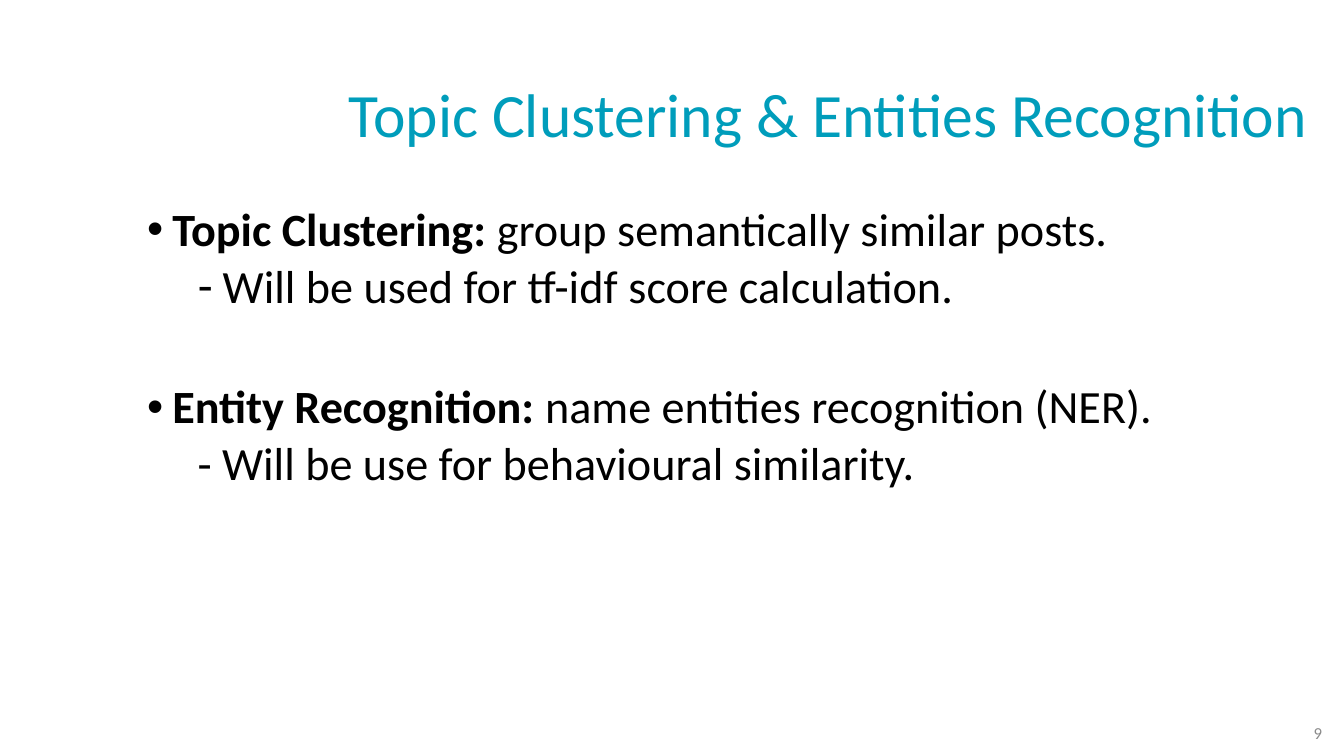
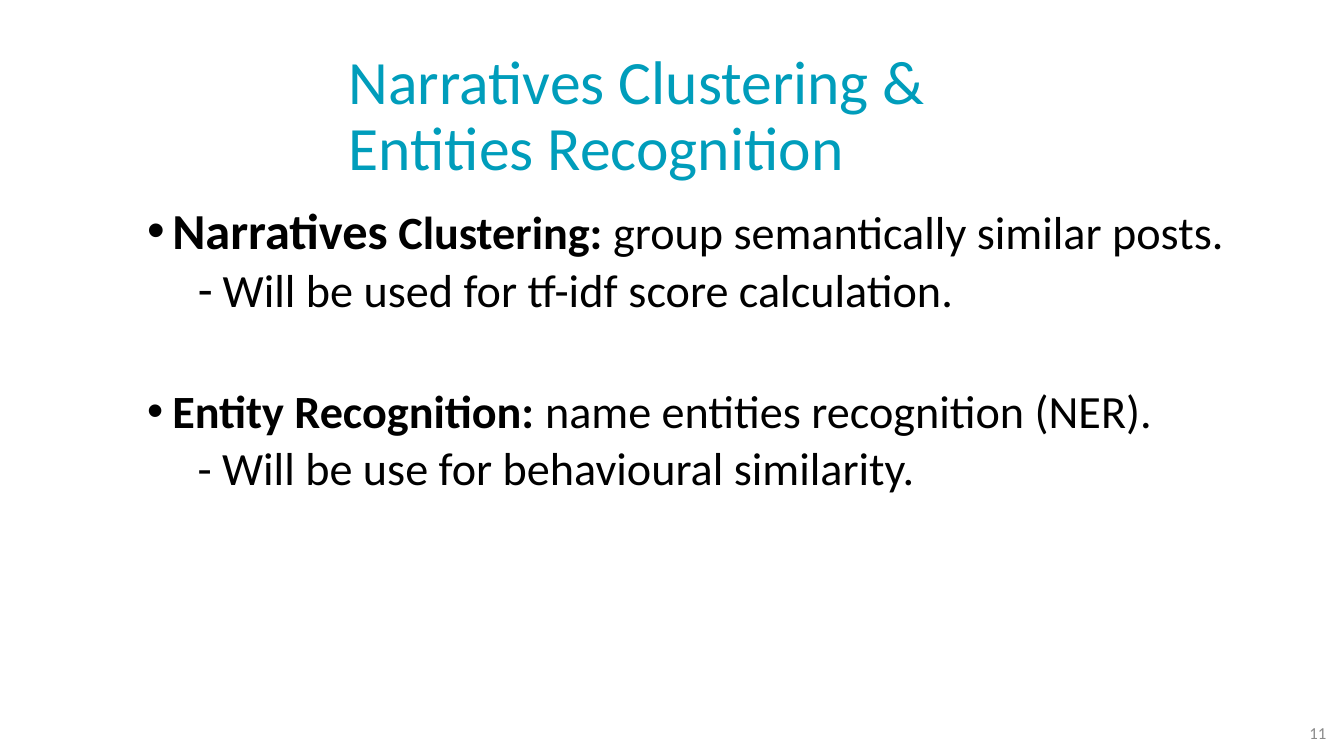
Before and after one commit to NoaTal1996/Backbone-Graph, a slide deck: slide 11 of docs/cbg_saback.pptx (slide 9 before the commit). Drawn at 1344x756 pixels with LibreOffice and Linux fonts; fonts in the diff are those of the drawing; background and template pictures are left out. Boxes give left, top, right and bottom in pixels: in the first picture for what was removed or moved away, otherwise in the second. Text is boxed around its words. In the diff, an @@ line names an element or a change of style, - is before the commit and + after.

```diff
--- a/docs/cbg_saback.pptx
+++ b/docs/cbg_saback.pptx
@@ title at bbox=[349, 61, 869, 181]: text changed @@
-Topic Clustering & Entities Recognition
+Narratives Clustering &
+Entities Recognition
@@ text at bbox=[172, 213, 1223, 257]: text changed @@
-• Topic Clustering: group semantically similar posts.
+• Narratives Clustering: group semantically similar posts.
@@ page number at bbox=[1309, 728, 1326, 739]: text changed @@
-9
+11
```
Also in this commit, not shown: 5 other slides changed, 12 slides added, 8 slides removed.
